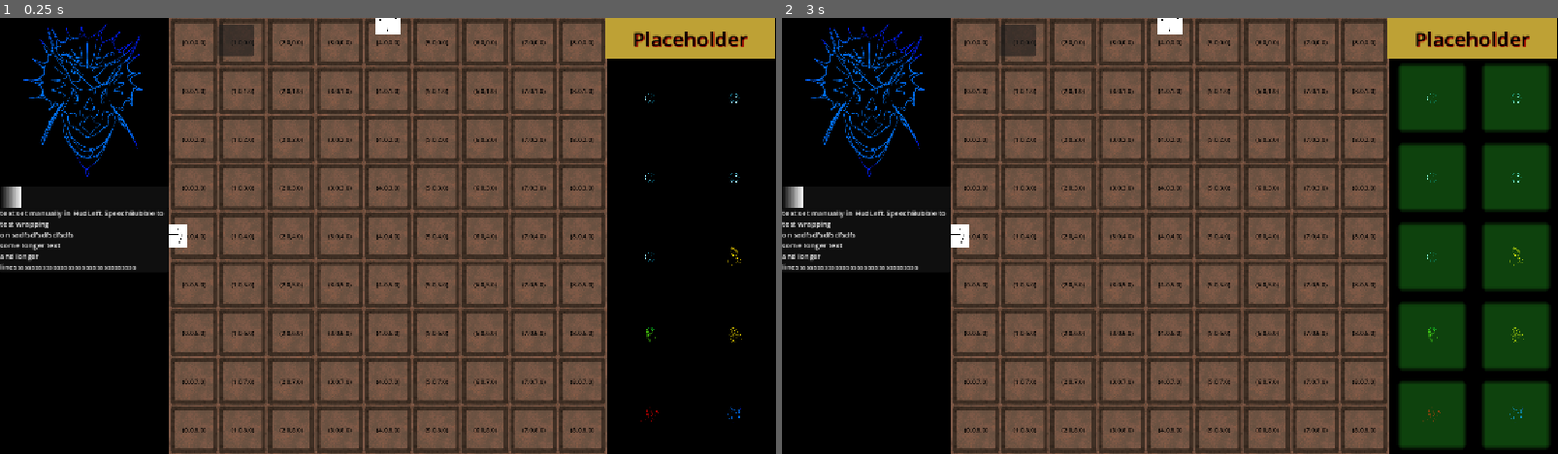
Above: before the commit, frames 1-2 (left to right).
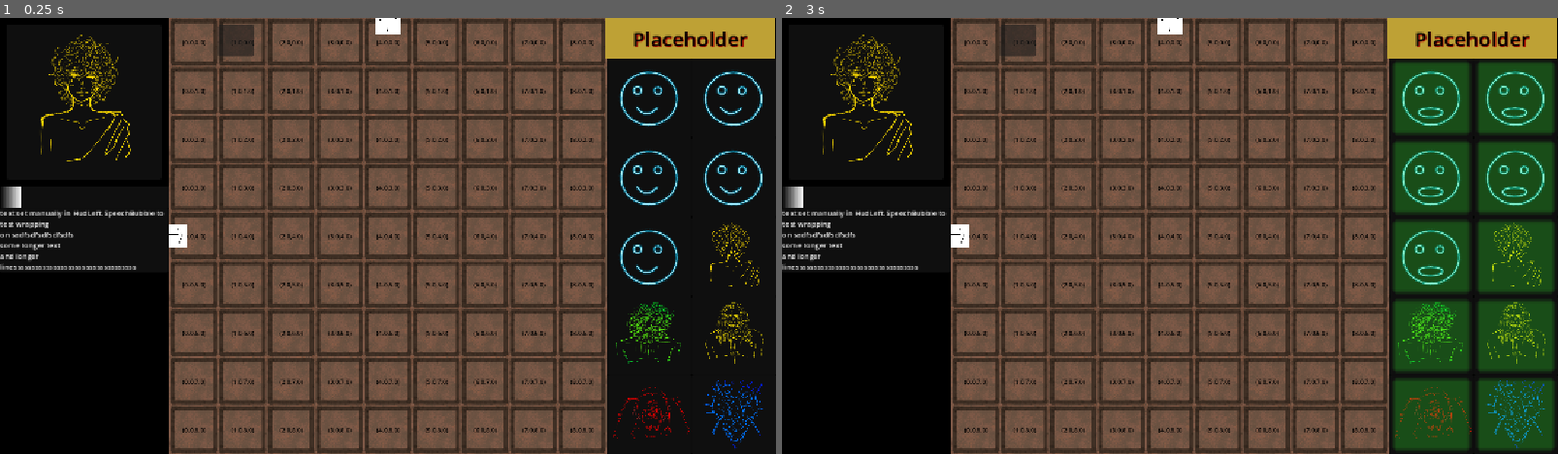
Above: after the commit, the same moments.

Repository: Wallted/ldjam-60
Game: Godot game, scene res://main.tscn
Two runs of this game, one before a commit and one after it. Both use one fixed random seed, a clock stepped at 60 frames per second and the inputs below. The engine's default icon, where the game draws it, is replaced by a stand-in: a white triangle on a blue panel in a dark square.
Inputs (mouse positions are in pixels of both pictures, inside the frame that each line leads up to):
- Up to frame 1 (0.25 s): no input
- Up to frame 2 (3 s): click (1014, 39) at 0.5 s; click (1014, 39) at 1.25 s; click (1014, 39) at 2 s; tap Enter at 2.75 s; move the mouse to (882, 92) at 2.77 s; hold 1 (speak_1) from 2.78 s (still down); click (882, 92) at 2.92 s

The runs differ from the first frame. In frame 1, 3.8% of the frame differs, in the area x 3-99%, y 1-100%; in frame 2, 9.2%, in the area x 3-100%, y 1-100%.

Commit message:
[feature] show avatar for current level

Diff:
--- a/HUD/hud_left.gd
+++ b/HUD/hud_left.gd
@@ -4,8 +4,8 @@
 @onready var scroll_container: ScrollContainer = $ScrollContainer
 @onready var chat_window: Control = $ScrollContainer/ChatWindow
 @onready var test_button: Button = $Button
-@onready var avatar_preview: TextureRect = $AvatarPreview
 const SPEECH_BUBBLE = preload("uid://dsg5bxkh2cocg")
+@onready var current_level_person: Person = $CurrentLevelPerson
 
 
 # Called when the node enters the scene tree for the first time.
@@ -20,22 +20,21 @@
 
 
 func send_message(
-	author: String = 'Mariusz Pudzianowski',
-	message: String = 'Polska guroooooooom\nxD\nxD\nxD',
+	author: Enums.PersonType,
+	message: String = '',
 	duration: float = 0.0,
-	avatar: Texture2D = null,
 ):
+	var resource = ResourceManagier.get_resource(author)
+
 	var last_message = chat_window.get_child(-1) as SpeechBubble
 	if last_message != null:
 		last_message.force_display()
 	var speech_bubble = SPEECH_BUBBLE.instantiate() as SpeechBubble
 	speech_bubble.text = message
-	speech_bubble.author = author
+	speech_bubble.author = resource.person_name
 	speech_bubble.duration = duration
 	chat_window.add_child(speech_bubble)
-	if avatar != null:
-		speech_bubble.avatar.texture = avatar
-		avatar_preview.texture = avatar
+	speech_bubble.avatar.texture = resource.avatar
 	get_tree().create_timer(.01).timeout.connect(
 		func () -> void:
 			scroll_container.set_deferred(
@@ -43,3 +42,10 @@
 				scroll_container.get_v_scroll_bar().max_value + 200,
 			)
 	)
+
+
+func _on_game_level_changed(person_type: Enums.PersonType) -> void:
+	if current_level_person == null:
+		return
+	current_level_person.resource = ResourceManagier.get_resource(person_type)
+	current_level_person.update()
--- a/HUD/hud_left.tscn
+++ b/HUD/hud_left.tscn
@@ -2,7 +2,7 @@
 
 [ext_resource type="Script" uid="uid://u4ulo85n4q2g" path="res://HUD/hud_left.gd" id="1_2ihca"]
 [ext_resource type="PackedScene" uid="uid://dsg5bxkh2cocg" path="res://speech_bubble/speech_bubble.tscn" id="1_y81a5"]
-[ext_resource type="Texture2D" uid="uid://c0wmko0smd4yg" path="res://HUD/img/elon_asleep.png" id="3_2ihca"]
+[ext_resource type="PackedScene" uid="uid://bwbjcj7gutp42" path="res://HUD/person.tscn" id="3_2ihca"]
 
 [node name="HUDLeft" type="Control" unique_id=488148864]
 layout_mode = 3
@@ -44,9 +44,16 @@
 offset_right = 377.0
 offset_bottom = 57.0
 
-[node name="AvatarPreview" type="TextureRect" parent="." unique_id=1344432885]
-layout_mode = 0
-offset_right = 250.0
-offset_bottom = 250.0
-texture = ExtResource("3_2ihca")
-expand_mode = 1
+[node name="CurrentLevelPerson" parent="." unique_id=1468336816 instance=ExtResource("3_2ihca")]
+layout_mode = 1
+anchors_preset = 5
+anchor_left = 0.5
+anchor_right = 0.5
+anchor_bottom = 0.0
+offset_left = -115.0
+offset_right = 115.0
+offset_bottom = 230.0
+grow_vertical = 1
+offset_transform_enabled = true
+offset_transform_position = Vector2(0, 10)
+preview_only = true
--- a/HUD/hud_right.tscn
+++ b/HUD/hud_right.tscn
@@ -7,7 +7,6 @@
 [ext_resource type="Resource" uid="uid://87f0xxfa8wx5" path="res://assets/persons/michelangelo.tres" id="5_t8lao"]
 [ext_resource type="Resource" uid="uid://jduf3we633ex" path="res://assets/persons/celt.tres" id="6_r5wc1"]
 [ext_resource type="Resource" uid="uid://e0rywutbukxu" path="res://assets/persons/goliath.tres" id="7_4xmd3"]
-[ext_resource type="Resource" uid="uid://7wh55wb1dohc" path="res://assets/persons/icarus.tres" id="8_in65a"]
 [ext_resource type="Resource" uid="uid://bv4nytod4j1nt" path="res://assets/persons/sisyphus.tres" id="9_xgxnq"]
 [ext_resource type="Resource" uid="uid://br7655kp8sprx" path="res://assets/persons/neanderthal.tres" id="10_nub0u"]
 [ext_resource type="Resource" uid="uid://caj77fkltgd7f" path="res://assets/persons/monkey.tres" id="11_wsabk"]
@@ -94,7 +93,6 @@
 
 [node name="Icarus" parent="GridContainer" unique_id=451458892 instance=ExtResource("2_ccku2")]
 layout_mode = 2
-resource = ExtResource("8_in65a")
 
 [node name="Sisyphus" parent="GridContainer" unique_id=1644210309 instance=ExtResource("2_ccku2")]
 layout_mode = 2
--- a/HUD/person.gd
+++ b/HUD/person.gd
@@ -1,26 +1,48 @@
 extends Control
+class_name Person
 
-@export var is_awake: bool
 @export var resource: PersonResource
-@onready var current_avatar: Sprite2D = $Node2D/CurrentAvatar
-@onready var avatar_active_bg: PanelContainer = $Node2D/AvatarActiveBG
+@export var preview_only: bool = false
+@onready var current_state: TextureRect = %CurrentState
+@onready var talking_indicator: PanelContainer = %TalkingIndicator
+
 
 var person_name: String
 var avatar: Avatar
 
 # Called when the node enters the scene tree for the first time.
 func _ready() -> void:
-	person_name = resource.name
+	update()
+
+func update() -> void:
+	person_name = resource.person_name
 	avatar = resource.avatar
-	current_avatar.texture = avatar.asleep
-	avatar_active_bg.hide()
+	if preview_only:
+		set_asleep()
+	else:
+		set_idle()
 
 # Called every frame. 'delta' is the elapsed time since the previous frame.
 func _process(_delta: float) -> void:
 	# Testing placeholder
+	if preview_only:
+		return
 	if Input.is_action_pressed("speak_1"):
-		current_avatar.texture = avatar.talking
-		avatar_active_bg.show()
+		set_talking()
 	else:
-		current_avatar.texture = avatar.idle
-		avatar_active_bg.hide()
+		set_idle()
+
+
+func set_asleep() -> void:
+	current_state.texture = avatar.asleep
+	talking_indicator.hide()
+
+
+func set_idle() -> void:
+	current_state.texture = avatar.idle
+	talking_indicator.hide()
+
+
+func set_talking() -> void:
+	current_state.texture = avatar.talking
+	talking_indicator.show()
--- a/HUD/person.tscn
+++ b/HUD/person.tscn
@@ -1,54 +1,40 @@
 [gd_scene format=3 uid="uid://bwbjcj7gutp42"]
 
 [ext_resource type="Script" uid="uid://doije4hanbllc" path="res://HUD/person.gd" id="1_w2xfa"]
-[ext_resource type="Texture2D" uid="uid://cjilmcj7xjcec" path="res://img/placeholder_1_idle.png" id="2_w2xfa"]
-[ext_resource type="Script" uid="uid://b2hdefaktpid6" path="res://assets/persons/avatar.gd" id="3_r73l3"]
-[ext_resource type="Texture2D" uid="uid://qjj6t7nh1atq" path="res://img/placeholder_1_talking_2.png" id="4_wxnko"]
-
-[sub_resource type="Resource" id="Resource_5813k"]
-script = ExtResource("3_r73l3")
-metadata/_custom_type_script = "uid://b2hdefaktpid6"
+[ext_resource type="Resource" uid="uid://7wh55wb1dohc" path="res://assets/persons/icarus.tres" id="2_c5fji"]
 
 [sub_resource type="StyleBoxFlat" id="StyleBoxFlat_g8veb"]
 bg_color = Color(0.6, 0.6, 0.6, 0)
 shadow_color = Color(0.21176471, 0.96862745, 0.1882353, 0.26666668)
 shadow_size = 8
 
-[node name="Person" type="Control" unique_id=1468336816]
-custom_minimum_size = Vector2(100, 100)
-layout_mode = 3
-anchors_preset = 0
+[node name="PersonAvatar" type="PanelContainer" unique_id=152484833]
+anchors_preset = 15
+anchor_right = 1.0
+anchor_bottom = 1.0
+offset_right = -1052.0
+offset_bottom = -548.0
 grow_horizontal = 2
 grow_vertical = 2
 size_flags_horizontal = 3
 size_flags_vertical = 3
 script = ExtResource("1_w2xfa")
-avatar = SubResource("Resource_5813k")
+resource = ExtResource("2_c5fji")
 
-[node name="Node2D" type="Control" parent="." unique_id=301940674]
-layout_mode = 1
-anchors_preset = 8
-anchor_left = 0.5
-anchor_top = 0.5
-anchor_right = 0.5
-anchor_bottom = 0.5
-grow_horizontal = 2
-grow_vertical = 2
+[node name="CurrentState" type="TextureRect" parent="." unique_id=152030736]
+unique_name_in_owner = true
+layout_mode = 2
+expand_mode = 1
 
-[node name="CurrentAvatar" type="Sprite2D" parent="Node2D" unique_id=2042593102]
-scale = Vector2(0.065, 0.065)
+[node name="MarginContainer" type="MarginContainer" parent="." unique_id=1358965574]
+layout_mode = 2
+theme_override_constants/margin_left = 10
+theme_override_constants/margin_top = 10
+theme_override_constants/margin_right = 10
+theme_override_constants/margin_bottom = 10
 
-[node name="AvatarActiveBG" type="PanelContainer" parent="Node2D" unique_id=735677909]
-layout_mode = 1
-anchors_preset = 8
-anchor_left = 0.5
-anchor_top = 0.5
-anchor_right = 0.5
-anchor_bottom = 0.5
-offset_left = -45.0
-offset_top = -45.0
-offset_right = 45.0
-offset_bottom = 45.0
-grow_horizontal = 2
-grow_vertical = 2
+[node name="TalkingIndicator" type="PanelContainer" parent="MarginContainer" unique_id=735677909]
+unique_name_in_owner = true
+custom_minimum_size = Vector2(90, 90)
+layout_mode = 2
 theme_override_styles/panel = SubResource("StyleBoxFlat_g8veb")
--- a/assets/persons/archaeologist.tres
+++ b/assets/persons/archaeologist.tres
@@ -11,6 +11,6 @@
 
 [resource]
 script = ExtResource("2_hw8fs")
-name = "Archaeologist"
+person_name = "Archaeologist"
 entry_messages = Array[String](["God damn it! I've been looking for an exciting expedition from a university for 3 mont …(410 unchanged characters)…
 avatar = SubResource("Resource_c5fji")
--- a/assets/persons/celt.tres
+++ b/assets/persons/celt.tres
@@ -11,6 +11,6 @@
 
 [resource]
 script = ExtResource("1_5qo7x")
-name = "Celt"
+person_name = "Celt"
 entry_messages = Array[String](["Druid told me that this place will link us to cosmic beings...", "But from what he sai …(217 unchanged characters)…
 avatar = SubResource("Resource_5813k")
--- a/assets/persons/elon.tres
+++ b/assets/persons/elon.tres
@@ -14,6 +14,6 @@
 
 [resource]
 script = ExtResource("1_vcw08")
-name = "Elon"
+person_name = "Elon"
 entry_messages = Array[String](["Rawr! Is it over? Did we survive the apocalypse?", "Wait... Who are you? How did you g …(839 unchanged characters)…
 avatar = SubResource("Resource_5813k")
--- a/assets/persons/goliath.tres
+++ b/assets/persons/goliath.tres
@@ -11,6 +11,6 @@
 
 [resource]
 script = ExtResource("1_kjs0d")
-name = "Goliath"
+person_name = "Goliath"
 entry_messages = Array[String](["Ha-ha-ha! Are you kidding me? This widdle guy? What's you name boy?", "David huh? Like …(317 unchanged characters)…
 avatar = SubResource("Resource_c5fji")
--- a/assets/persons/icarus.tres
+++ b/assets/persons/icarus.tres
@@ -14,6 +14,6 @@
 
 [resource]
 script = ExtResource("1_bvoud")
-name = "Icarus"
+person_name = "Icarus"
 entry_messages = Array[String](["\"You shouldn't forget about your limitations...\"", "I guess my father was right...", …(217 unchanged characters)…
 avatar = SubResource("Resource_yuk71")
--- a/assets/persons/michelangelo.tres
+++ b/assets/persons/michelangelo.tres
@@ -11,6 +11,6 @@
 
 [resource]
 script = ExtResource("1_ftnjs")
-name = "Michelangelo"
+person_name = "Michelangelo"
 entry_messages = Array[String](["Another day... another stone.", "Do I look like a sculptor?", "Oh wait... I do...", "But this one is different...", "It's smooth and... feels like a soft one", "Wait where am I?!", "IS THAT AN UNPAINTED CEILING?!"])
 avatar = SubResource("Resource_w2xfa")
--- a/assets/persons/monkey.tres
+++ b/assets/persons/monkey.tres
@@ -14,6 +14,6 @@
 
 [resource]
 script = ExtResource("1_2go3i")
-name = "Monkey"
+person_name = "Monkey"
 entry_messages = Array[String](["Monkey Brothers! We will have an 8 hour work day...", "You will be able to have privat …(229 unchanged characters)…
 avatar = SubResource("Resource_c5fji")
--- a/assets/persons/neanderthal.tres
+++ b/assets/persons/neanderthal.tres
@@ -14,6 +14,6 @@
 
 [resource]
 script = ExtResource("1_3jrlc")
-name = "Neanderthal"
+person_name = "Neanderthal"
 entry_messages = Array[String](["Who touch my meat!", "You! You friend?... You no run! You fight me! Me strongest...", "Me take rock! Rock smash paper!", "Why sky bright!?"])
 avatar = SubResource("Resource_yuk71")
--- a/assets/persons/person_resource.gd
+++ b/assets/persons/person_resource.gd
@@ -1,6 +1,6 @@
 extends Resource
 class_name PersonResource
 
-@export var name: String
+@export var person_name: String
 @export var entry_messages: Array[String]
 @export var avatar: Avatar
--- a/assets/persons/sisyphus.tres
+++ b/assets/persons/sisyphus.tres
@@ -14,6 +14,6 @@
 
 [resource]
 script = ExtResource("1_22yw1")
-name = "Sisyphus"
+person_name = "Sisyphus"
 entry_messages = Array[String](["Argh! Cursed stone!...", "I've been dealing with it for centuries!...", "But you know  …(222 unchanged characters)…
 avatar = SubResource("Resource_w2xfa")
--- a/assets/persons/tourist.tres
+++ b/assets/persons/tourist.tres
@@ -11,6 +11,6 @@
 
 [resource]
 script = ExtResource("1_6u80u")
-name = "Tourist"
+person_name = "Tourist"
 entry_messages = Array[String](["Look at this one honey! It'll look great as your profile picture...", "No you don't lo …(290 unchanged characters)…
 avatar = SubResource("Resource_r73l3")
--- a/dialog_managier.gd
+++ b/dialog_managier.gd
@@ -1,7 +1,7 @@
 extends Node
 
 signal message_sent(
-	author: String,
+	author: Enums.PersonType,
 	message: String,
 	duration: float,
 	avatar: Texture2D,
@@ -9,53 +9,28 @@
 
 
 func send_message(
-	author: String = '',
+	author: Enums.PersonType,
 	message: String = '',
 	duration: float = 0.0,
-	avatar: Texture2D = null,
 ):
-	var avatars: Dictionary = {
-		"pudzian": preload("res://icon.svg"),
-		"1": preload("uid://cjilmcj7xjcec"),
-		"2": preload("uid://gb72nd0ogcis"),
-		"3": preload("uid://djt4o420wvuig"),
-		"4": preload("uid://yjtwwdhgh4ca"),
-	}
-
-	avatar = avatars.get(author)
-	if avatar == null:
-		avatar = ResourceManagier.get_avatar(author).idle
-
 	message_sent.emit(
 		author,
 		message,
 		duration,
-		avatar,
 	)
 
 
 func _send_test_message() -> void:
-	var author = "pudzian"
-	var message = "polska gurooooom"
-
-	if Input.is_action_pressed("speak_1"):
-		author = "1"
-		message = "Never gonna give you up"
-	if Input.is_action_pressed("speak_2"):
-		author = "2"
-		message = "Never gonna let you down"
-	if Input.is_action_pressed("speak_3"):
-		author = "3"
-		message = "Never gonna run around"
-	if Input.is_action_pressed("speak_4"):
-		author = "4"
-		message = "And desert you"
+	var author = Enums.PersonType.ICARUS
+	var messages = [
+		"Mayday, mayday!",
+		"Lecę bo chcę\nLecę, bo życie jest złe",
+		"Jestem hardkorem!",
+	]
+	var message = messages.pick_random()
 	if Input.is_key_pressed(KEY_T):
-		author = "tourist"
+		author = Enums.PersonType.TOURIST
 		message = "I like that boulder. That is a *nice* boulder."
-	if Input.is_key_pressed(KEY_I):
-		author = "icarus"
-		message = "Mayday, mayday!"
 	send_message(
 		author,
 		message,
--- a/enums.gd
+++ b/enums.gd
@@ -18,3 +18,17 @@
 		Direction.LEFT:
 			return Vector2.LEFT
 	return Vector2.ZERO
+
+
+enum PersonType {
+	ARCHAEOLOGIST,
+	CELT,
+	ELON,
+	GOLIATH,
+	ICARUS,
+	MICHELANGELO,
+	MONKEY,
+	NEANDERTHAL,
+	SISYPHUS,
+	TOURIST,
+}
--- a/game/game.gd
+++ b/game/game.gd
@@ -1,4 +1,6 @@
 extends Node2D
+
+signal level_changed(person_type: Enums.PersonType)
 
 # Called when the node enters the scene tree for the first time.
 func _ready() -> void:
@@ -7,3 +9,7 @@
 # Called every frame. 'delta' is the elapsed time since the previous frame.
 func _process(_delta: float) -> void:
 	pass
+
+
+func _on_room_manager_level_changed(person_type: Enums.PersonType) -> void:
+	level_changed.emit(person_type)
--- a/game/game.tscn
+++ b/game/game.tscn
@@ -49,6 +49,7 @@
 script = ExtResource("3_7jktm")
 
 [node name="FullRoom" parent="." unique_id=1382508797 instance=ExtResource("3_ryrav")]
+person_name = 6
 scale_ratio = 5
 parent_offset = Vector2(1, 1)
 parent_base = Vector2(0, 0)
@@ -56,6 +57,7 @@
 
 [node name="FirstRoom3" parent="." unique_id=1763571355 node_paths=PackedStringArray("parent_room") instance=ExtResource("3_ryrav")]
 scale = Vector2(1, 1)
+person_name = 8
 scale_ratio = 3
 parent_base = Vector2(4, 4)
 zoom_level = 2
@@ -63,6 +65,7 @@
 parent_room = NodePath("../FullRoom")
 
 [node name="FirstRoom2p5" parent="." unique_id=325990417 node_paths=PackedStringArray("parent_room") instance=ExtResource("3_ryrav")]
+person_name = 1
 scale_ratio = 2
 parent_offset = Vector2(2, 2)
 zoom_level = 1
@@ -71,6 +74,7 @@
 
 [node name="FirstRoom2" parent="." unique_id=707941366 node_paths=PackedStringArray("parent_room") instance=ExtResource("3_ryrav")]
 scale = Vector2(1, 1)
+person_name = 2
 scale_ratio = 2
 parent_offset = Vector2(-2, -2)
 zoom_level = 1
@@ -80,7 +84,10 @@
 [node name="FirstRoom1" parent="." unique_id=733392714 node_paths=PackedStringArray("parent_room") instance=ExtResource("3_ryrav")]
 position = Vector2(-1, 0)
 scale = Vector2(1, 1)
+person_name = 4
 scale_ratio = 1
 parent_offset = Vector2(-1, -1)
 doors = Array[ExtResource("4_ryrav")]([SubResource("Resource_fhkfd"), SubResource("Resource_7jktm")])
 parent_room = NodePath("../FirstRoom2p5")
+
+[connection signal="level_changed" from="RoomManager" to="." method="_on_room_manager_level_changed"]
--- a/game/game_room.gd
+++ b/game/game_room.gd
@@ -4,6 +4,9 @@
 signal request_focus
 signal request_rotate
 signal path_hover(entered: bool, north_not_west: bool, tile: Tile)
+
+@export
+var person_name: Enums.PersonType
 
 @export_group("Grid")
 @export
--- a/game/room_manager.gd
+++ b/game/room_manager.gd
@@ -1,4 +1,6 @@
 extends Node2D
+
+signal level_changed(person_type: Enums.PersonType)
 
 var room_list : Array[GameRoom]
 var action_available: bool = true
@@ -85,6 +87,7 @@
 	else:
 		action_available = false
 		camera_2d.tween_zoom_room(target_room).connect(_on_zoom_finished.bind(target_room))
+	level_changed.emit(target_room.person_name)
 
 func _on_focus_request(room: GameRoom) -> void:
 	focus_on_room(room)
--- a/main.tscn
+++ b/main.tscn
@@ -36,7 +36,6 @@
 
 [node name="HUDLeft" parent="CanvasLayer/HUD" unique_id=488148864 instance=ExtResource("4_7mycd")]
 layout_mode = 0
-offset_right = 557.0
 offset_bottom = 650.0
 mouse_filter = 1
 
@@ -74,3 +73,5 @@
 
 [node name="SFXStream" type="AudioStreamPlayer" parent="MainAudioStream" unique_id=470440381]
 bus = &"SFXBus"
+
+[connection signal="level_changed" from="Game" to="CanvasLayer/HUD/HUDLeft" method="_on_game_level_changed"]
--- a/managiers/resource_managier.gd
+++ b/managiers/resource_managier.gd
@@ -1,23 +1,22 @@
 extends Node
 class_name ResourceManagier
 
-static var RESOURCES: Dictionary[String, PersonResource] = {
-	'archaeologist': preload("uid://bfv5g5akf1qre"),
-	'celt': preload("uid://jduf3we633ex"),
-	'elon': preload("uid://ceaqardhsnspr"),
-	'goliath': preload("uid://e0rywutbukxu"),
-	'icarus': preload("uid://7wh55wb1dohc"),
-	'michelangelo': preload("uid://87f0xxfa8wx5"),
-	'monkey': preload("uid://caj77fkltgd7f"),
-	'neanderthal': preload("uid://br7655kp8sprx"),
-	'sisyphus': preload("uid://bv4nytod4j1nt"),
-	'tourist': preload("uid://dt7h14mpkykbb"),
+static var RESOURCES: Dictionary[Enums.PersonType, PersonResource] = {
+	Enums.PersonType.ARCHAEOLOGIST: preload("uid://bfv5g5akf1qre"),
+	Enums.PersonType.CELT: preload("uid://jduf3we633ex"),
+	Enums.PersonType.ELON: preload("uid://ceaqardhsnspr"),
+	Enums.PersonType.GOLIATH: preload("uid://e0rywutbukxu"),
+	Enums.PersonType.ICARUS: preload("uid://7wh55wb1dohc"),
+	Enums.PersonType.MICHELANGELO: preload("uid://87f0xxfa8wx5"),
+	Enums.PersonType.MONKEY: preload("uid://caj77fkltgd7f"),
+	Enums.PersonType.NEANDERTHAL: preload("uid://br7655kp8sprx"),
+	Enums.PersonType.SISYPHUS: preload("uid://bv4nytod4j1nt"),
+	Enums.PersonType.TOURIST: preload("uid://dt7h14mpkykbb"),
 }
 
-
-static func get_resource(_name: String) -> PersonResource:
-	return RESOURCES[_name]
+static func get_resource(person_type: Enums.PersonType) -> PersonResource:
+	return RESOURCES[person_type]
 
 
-static func get_avatar(_name: String) -> Avatar:
-	return RESOURCES[_name].avatar
+static func get_avatar(person_type: Enums.PersonType) -> Avatar:
+	return RESOURCES[person_type].avatar
